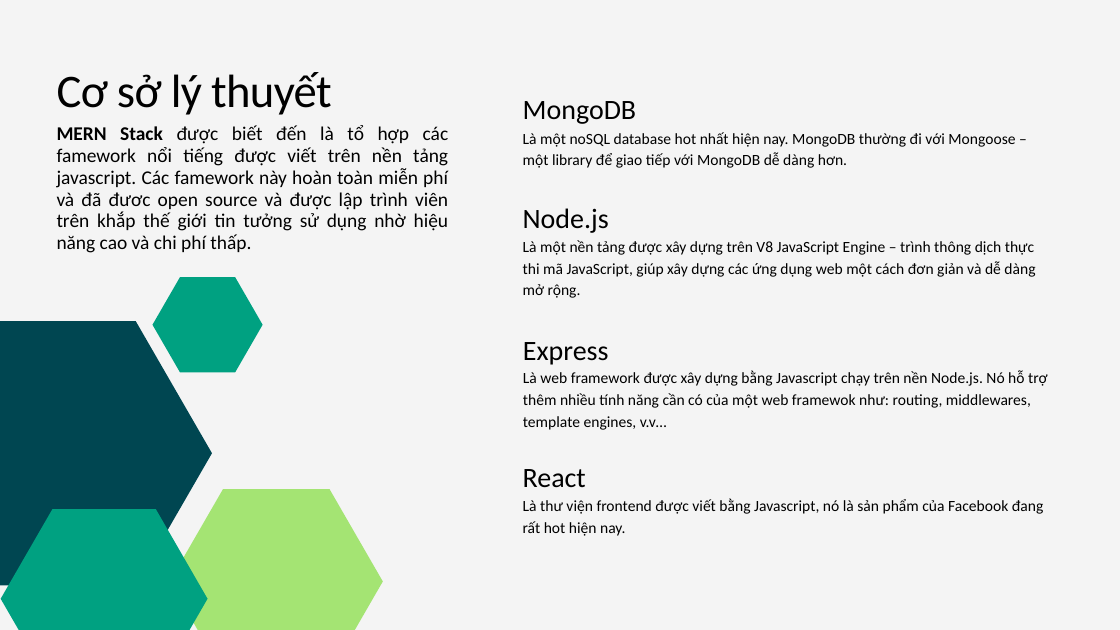
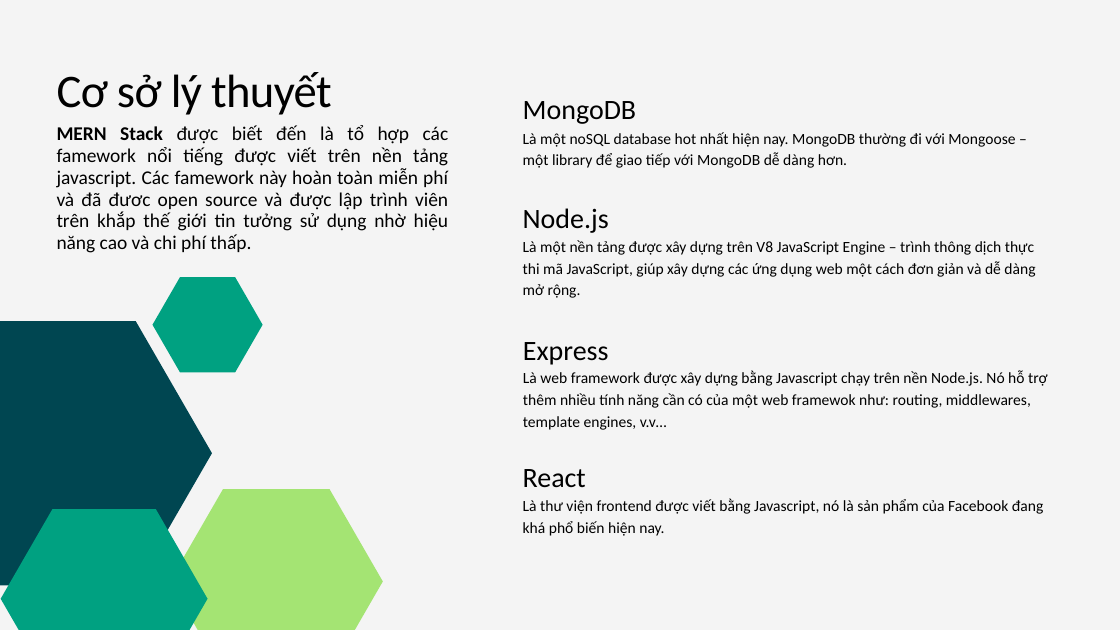
Before and after one commit to 19110026-Nguyen-Huu-Duc-Thanh/Nhom10_TuongTacNguoiMay, a slide deck: slide 9 of Nhóm10_Tương_Tác_Người_Máy.pptx. Drawn at 1120x630 pixels with LibreOffice and Linux fonts; fonts in the diff are those of the drawing. Boxes give left, top, right and bottom in pixels: in the first picture for what was removed or moved away, otherwise in the second. Text is boxed around its words. In the diff, an @@ line names an element or a change of style, - is before the commit and + after.

Commit message:
update powerpoint

```diff
--- a/Nhóm10_Tương_Tác_Người_Máy.pptx
+++ b/Nhóm10_Tương_Tác_Người_Máy.pptx
@@ text at <box>523,498,1044,536</box>: text changed @@
-Là thư viện frontend được viết bằng Javascript, nó là sản phẩm của Facebook đang rất hot hiện nay.
+Là thư viện frontend được viết bằng Javascript, nó là sản phẩm của Facebook đang khá phổ biến hiện nay.
```
